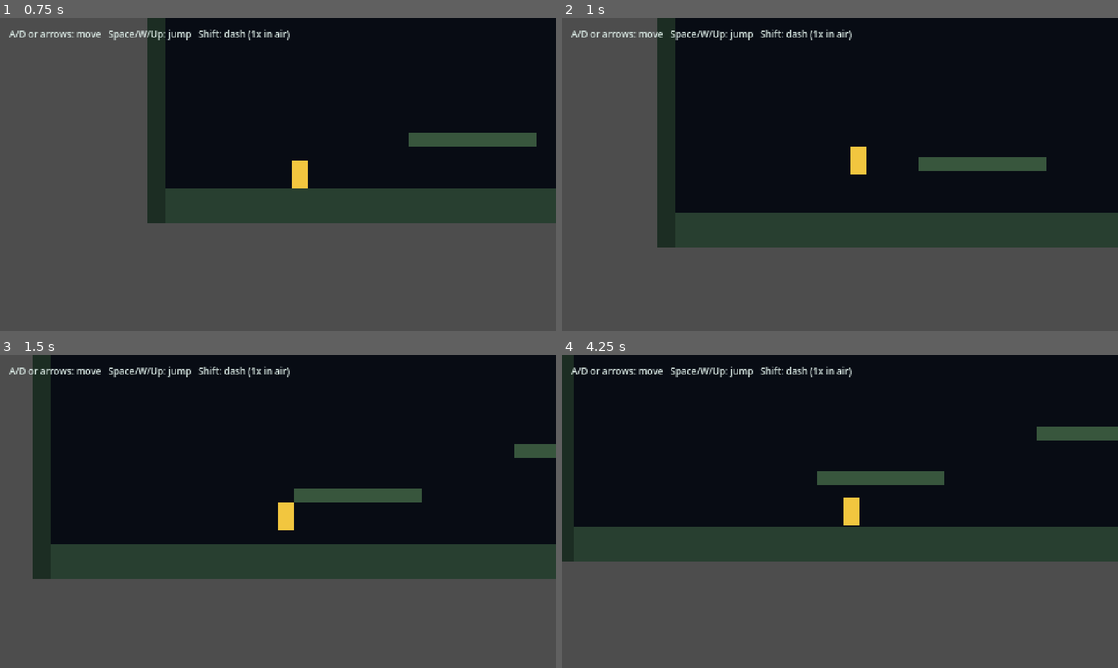
Above: before the commit, frames 1-4 (two rows, left to right).
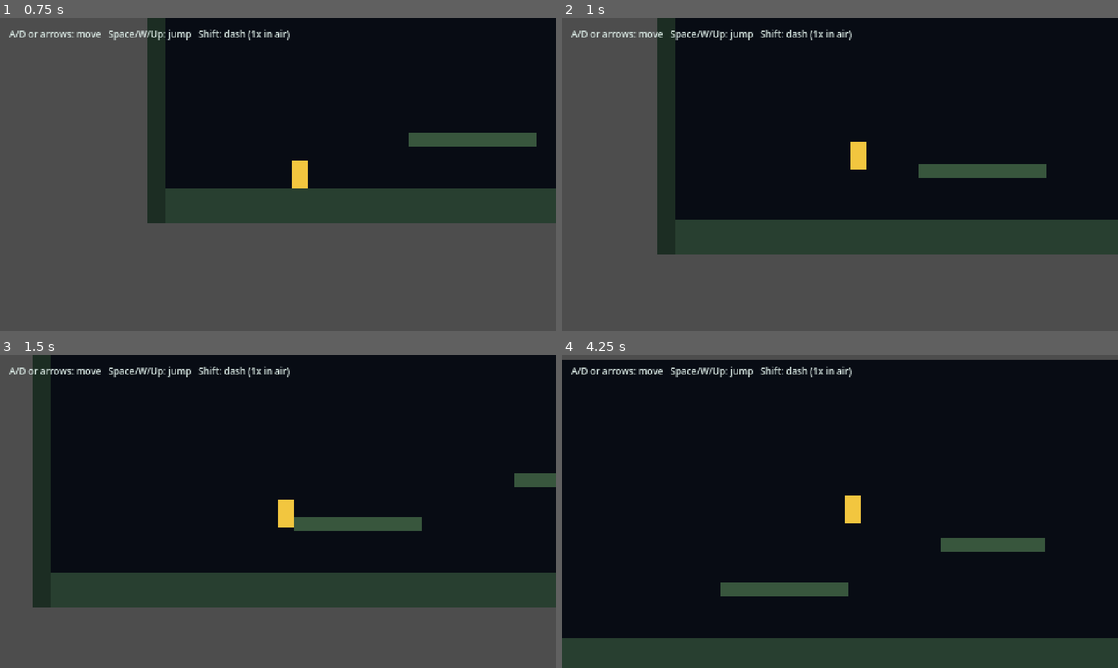
Above: after the commit, the same moments.

Repository: Eclipset13/fastcast
Game: Godot game, scene res://scenes/main.tscn
Two runs of this game, one before a commit and one after it. Both use one fixed random seed, a clock stepped at 60 frames per second and the inputs below.
Inputs:
- Up to frame 1 (0.75 s): tap Enter at 0.5 s; hold D from 0.53 s (still down); tap Shift at 0.6 s
- Up to frame 2 (1 s): keep holding D; tap Space at 0.77 s
- Up to frame 3 (1.5 s): keep holding D; tap Shift at 1.35 s
- Up to frame 4 (4.25 s): tap Space at 1.52, 3.02, 3.77 s; release D at 2.03 s; hold A 2.03-2.78 s; tap Shift at 2.1, 2.85, 3.6 s; hold D from 2.78 s (still down)

Frame 1 is identical in both runs. In frame 2, 4.7% of the frame differs, in the area x 17-100%, y 39-76%; in frame 3, 20%; in frame 4, 48%, in the area x 0-100%, y 0-100%.

Commit message:
Raise Godot jump height

Diff:
--- a/godot/scripts/player/player.gd
+++ b/godot/scripts/player/player.gd
@@ -4,7 +4,7 @@
 @export var ground_acceleration: float = 900.0
 @export var air_acceleration: float = 520.0
 @export var ground_friction: float = 1100.0
-@export var jump_velocity: float = -225.0
+@export var jump_velocity: float = -270.0
 @export var gravity: float = 720.0
 @export var max_fall_speed: float = 420.0
 @export var dash_speed: float = 255.0
